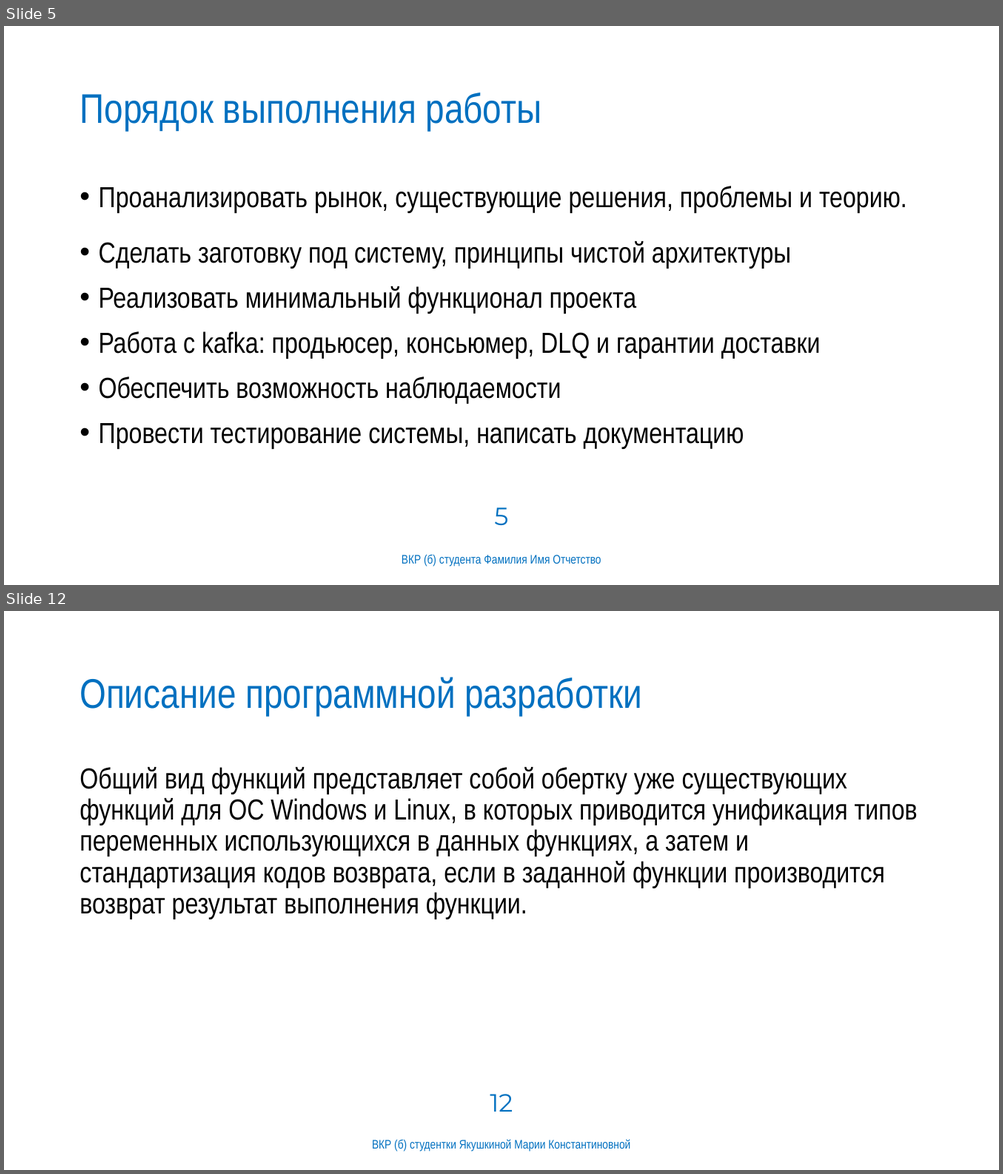
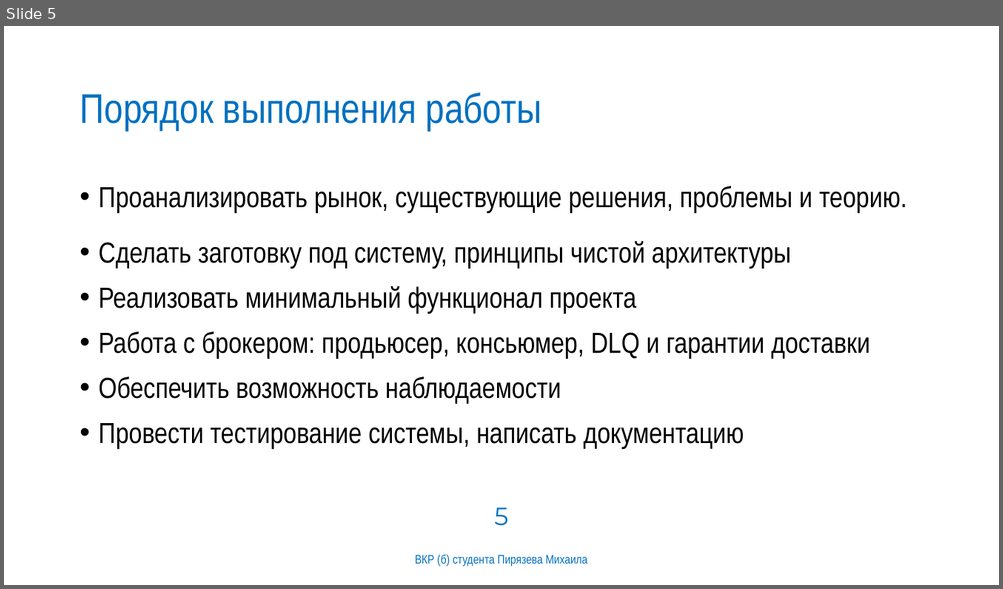
Before and after one commit to MAPiryazev/Diploma, a slide deck: docs/презентация.pptx. Shown one above the other, each under a label of ours: slides 5 and 12 before the commit, slide 5 after it; the slides between them are not shown. The pictures are 1003x1174 and 1003x589 pixels, drawn with LibreOffice and Linux fonts; fonts in the diff are those of the drawing; background and template pictures are left out. Boxes give left, top, right and bottom in pixels: in the first picture for what was removed or moved away, otherwise in the second. Text is boxed around its words. In the diff, an @@ line names an element or a change of style, - is before the commit and + after.

```diff
--- a/docs/презентация.pptx
+++ b/docs/презентация.pptx
@@ slide 12 removed at bbox=[4, 611, 999, 1170], background #FFFFFF @@
@@ title removed at bbox=[79, 677, 642, 715] @@
-Описание программной разработки
@@ text removed at bbox=[79, 767, 917, 919] @@
-Общий вид функций представляет собой обертку уже существующих функций для ОС Windows и Linux, в которых приводится унификация типов переменных использующихся в данных функциях, а затем и стандартизация кодов возврата, если в заданной функции производится возврат результат выполнения функции.
@@ page number removed at bbox=[489, 1094, 512, 1112] @@
-12
@@ text removed at bbox=[372, 1139, 630, 1152] @@
-ВКР (б) студентки Якушкиной Марии Константиновной
@@ slide 5 changed as well @@
@@ text at bbox=[99, 332, 870, 358]: text changed @@
-• Работа с kafka: продьюсер, консьюмер, DLQ и гарантии доставки
+• Работа с брокером: продьюсер, консьюмер, DLQ и гарантии доставки
@@ text at bbox=[415, 554, 588, 567]: text changed @@
-ВКР (б) студента Фамилия Имя Отчетство
+ВКР (б) студента Пирязева Михаила
```
Also in this commit, not shown: 4 other slides changed, 10 slides added, 11 other slides removed, 6 other files.
